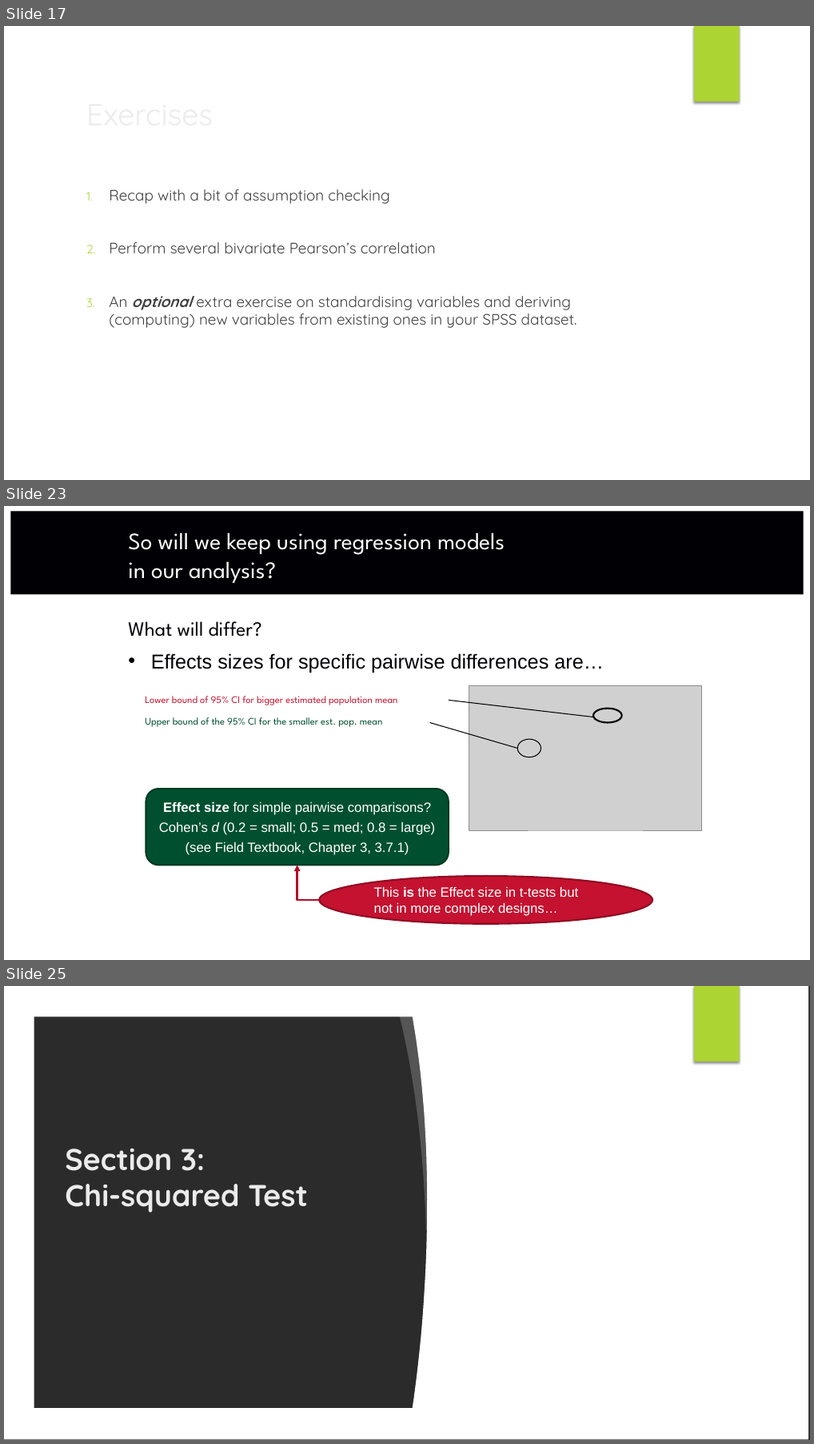
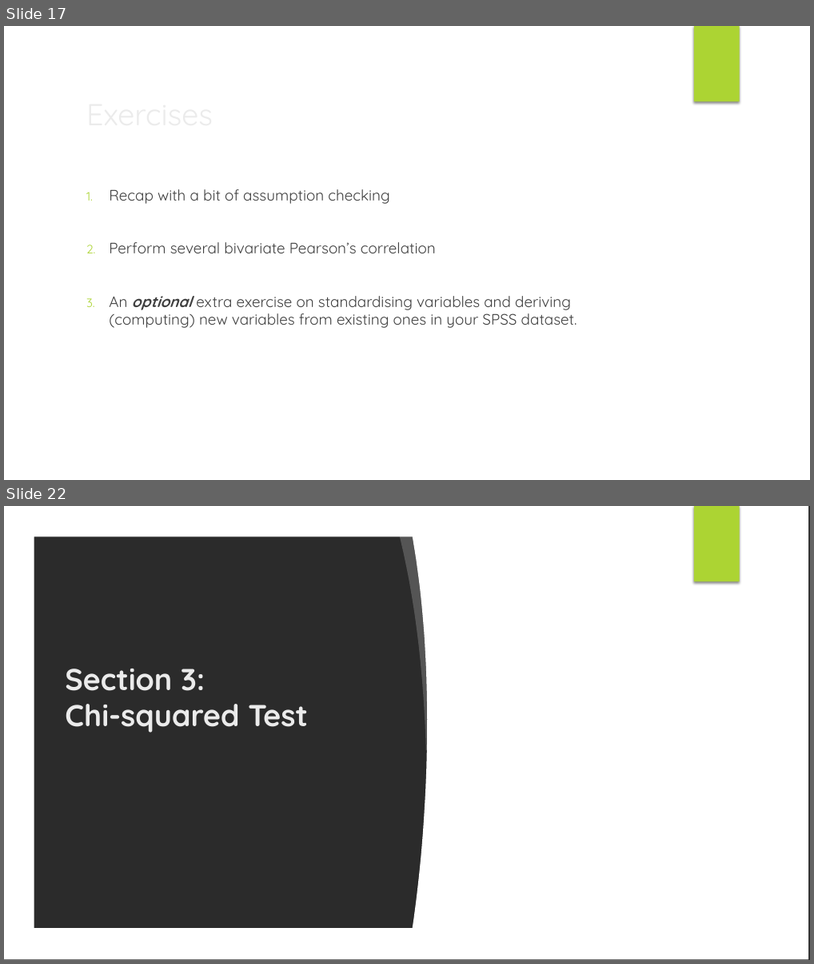
Before and after one commit to Liam-JB-Hill/CAP_pathway_Intro_to_Stats, a slide deck: docs/slides/Session3_master.pptx. Shown one above the other, each under a label of ours: slides 17, 23 and 25 before the commit, slides 17 and 22 after it; the slides between them are not shown. The pictures are 814x1444 and 814x964 pixels, drawn with LibreOffice and Linux fonts; fonts in the diff are those of the drawing; grey boxes stand for pictures; background and template pictures are left out; a plain dark background stands for a picture behind light text. Boxes give left, top, right and bottom in pixels: in the first picture for what was removed or moved away, otherwise in the second. Text is boxed around its words. In the diff, an @@ line names an element or a change of style, - is before the commit and + after.

```diff
--- a/docs/slides/Session3_master.pptx
+++ b/docs/slides/Session3_master.pptx
@@ slide 23 removed at box(4, 506, 810, 960), background #FFFFFF @@
@@ rectangle removed at box(10, 511, 804, 594) @@
@@ title removed at box(128, 532, 505, 583) @@
-So will we keep using regression models in our analysis?
@@ line removed from (22, 612) to (790, 612) @@
@@ text removed at box(128, 621, 604, 672) @@
-What will differ?
-• Effects sizes for specific pairwise differences are…
@@ text removed at box(145, 696, 398, 705) @@
-Lower bound of 95% CI for bigger estimated population mean
@@ picture removed at box(470, 685, 702, 830) @@
@@ text removed at box(145, 717, 382, 727) @@
-Upper bound of the 95% CI for the smaller est. pop. mean
@@ line removed from (594, 717) to (449, 700) @@
@@ ellipse removed at box(594, 708, 622, 723) @@
@@ line removed from (518, 748) to (430, 723) @@
@@ ellipse removed at box(518, 739, 541, 757) @@
@@ rounded rectangle removed at box(146, 788, 449, 864) @@
-Effect size for simple pairwise comparisons?
-Cohen’s d (0.2 = small; 0.5 = med; 0.8 = large)
-(see Field Textbook, Chapter 3, 3.7.1)
@@ elbow arrow removed from (320, 900) to (298, 864) @@
@@ ellipse removed at box(320, 876, 653, 924) @@
-This is the Effect size in t-tests but not in more complex designs…
@@ what was slide 25 is now slide 22 @@
```
Also in this commit, not shown: 2 slides changed, 2 slides added, 4 other slides removed, 15 other files.
